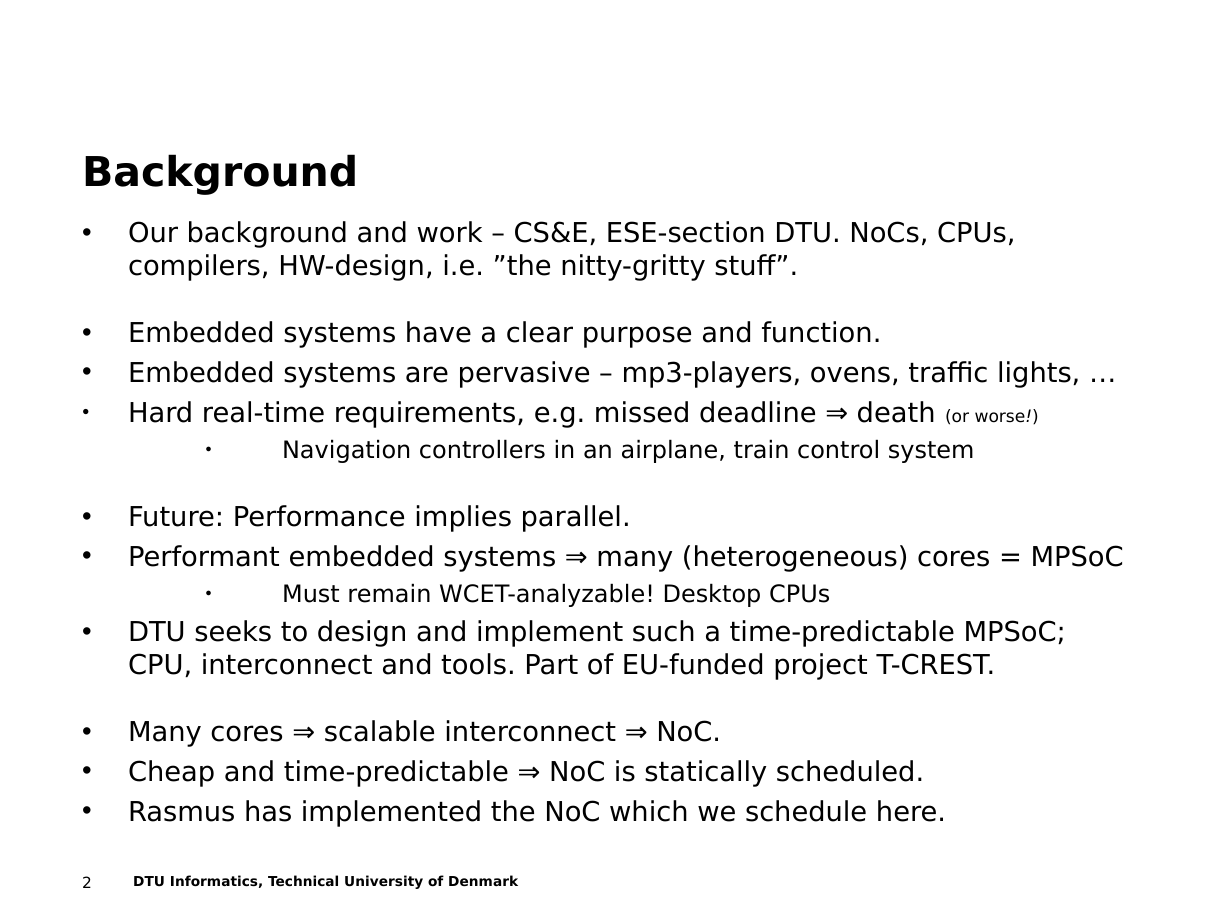
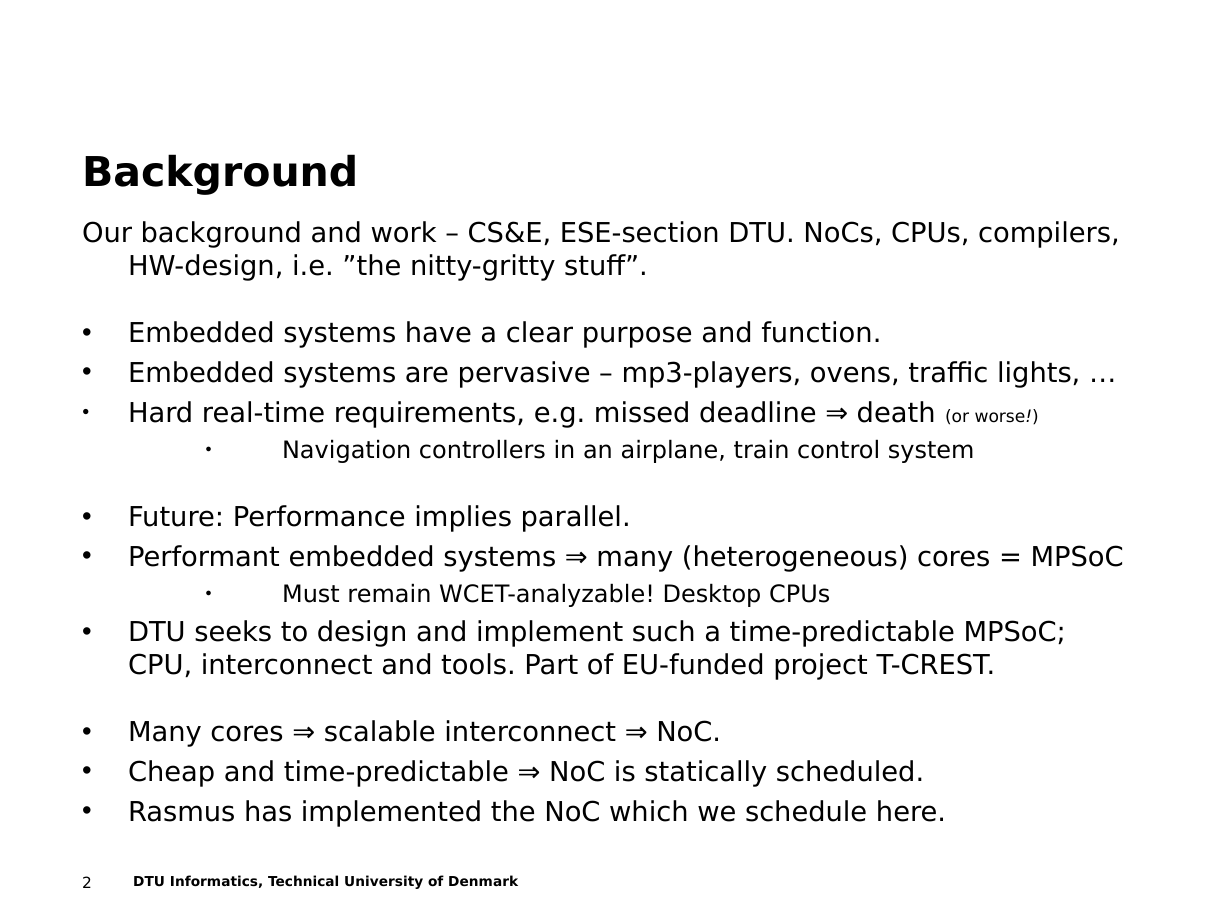
Before and after one commit to t-crest/poseidon, a slide deck: slide 2 of Report/eume_presentation.ppt. Drawn at 1232x924 pixels with LibreOffice and Linux fonts; fonts in the diff are those of the drawing; background and template pictures are left out. Boxes give left, top, right and bottom in pixels: in the first picture for what was removed or moved away, otherwise in the second. Text is boxed around its words. In the diff, an @@ line names an element or a change of style, - is before the commit and + after.

```diff
--- a/Report/eume_presentation.ppt
+++ b/Report/eume_presentation.ppt
@@ text "Our background and work – ..." at box(82, 221, 1124, 827): bullet • to none @@
```
Also in this commit, not shown: 2 other slides changed.
